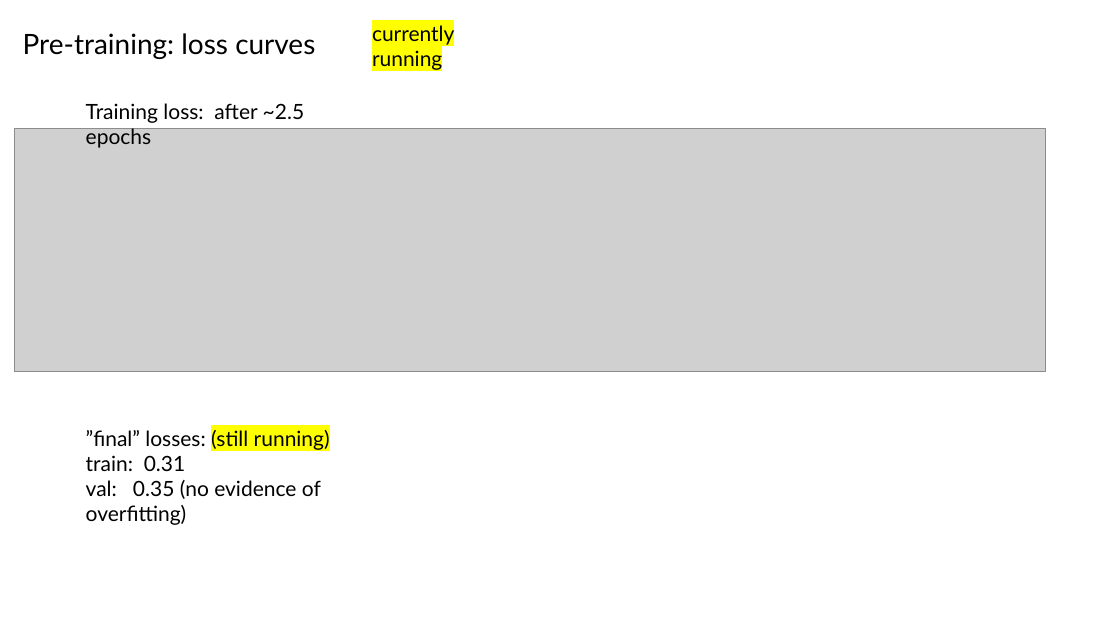
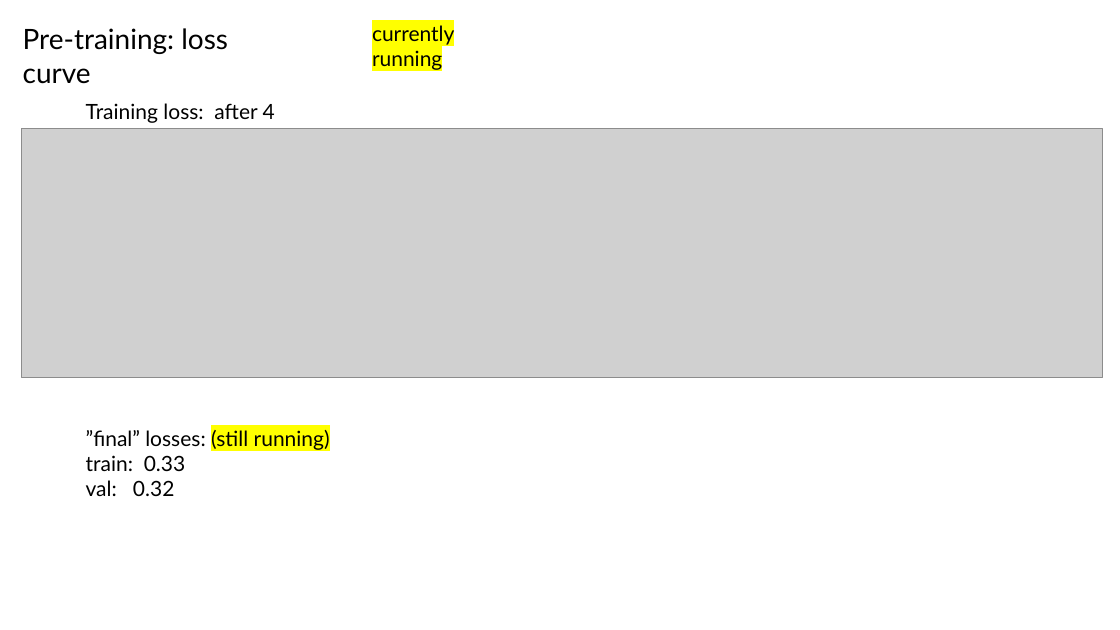
Before and after one commit to planaria158/BERT, a slide deck: slide 8 of Experiments.pptx. Drawn at 1120x630 pixels with LibreOffice and Linux fonts; fonts in the diff are those of the drawing; grey boxes stand for pictures. Boxes give left, top, right and bottom in pixels: in the first picture for what was removed or moved away, otherwise in the second. Text is boxed around its words. In the diff, an @@ line names an element or a change of style, - is before the commit and + after.

Commit message:
slide deck

```diff
--- a/Experiments.pptx
+++ b/Experiments.pptx
@@ text at <box>23,28,228,84</box>: text changed @@
-Pre-training: loss curves
+Pre-training: loss curve
@@ text at <box>86,103,275,129</box>: text changed @@
-Training loss: after ~2.5 epochs
+Training loss: after 4 epochs
@@ picture: place and size @@
-picture at <box>14,129,1046,372</box>
+picture at <box>22,129,1102,378</box>
@@ text at <box>86,455,185,496</box>: text changed @@
-train: 0.31
-val: 0.35 (no evidence of overfitting)
+train: 0.33
+val: 0.32
```
Also in this commit, not shown: 2 other slides changed, 1 slide added.
